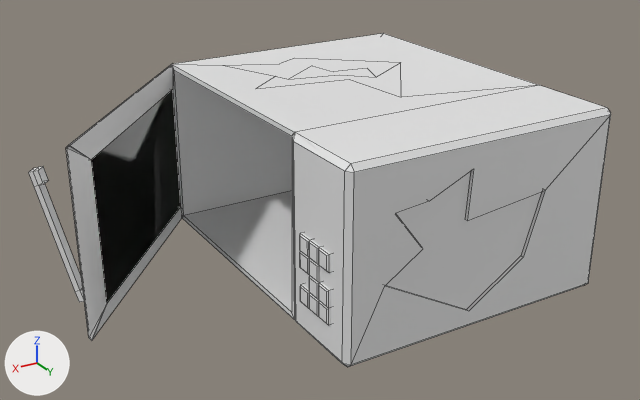
What one commit did to the FBX model Assets/Blender Exports/broken Objects/microwave_broken.fbx.
The view is the same before and after, from a 50 mm lens placed at (3.36, 4.92, 2.96), pointed at (0.49, 0.14, 0.57). The axes (+X, +Y, +Z) are drawn at lower left. The lights are the same throughout. Mesh edges are drawn as thin lines. Where no turn or scale is listed for an object, it has been applied to the vertices. Vertices at the same position are counted once.
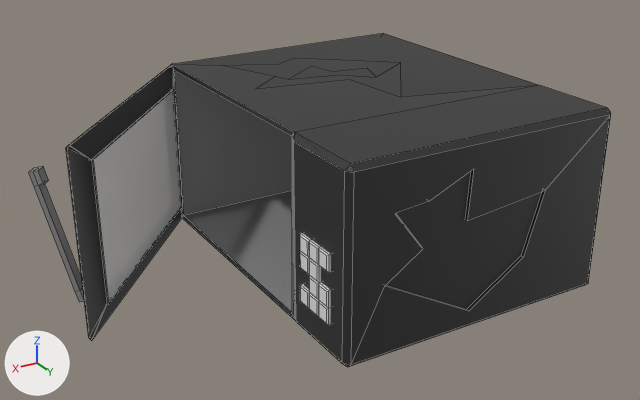
Pixel boxes [x1, y1, x2, y2] of what changed, in the pictures (640 x 400 px):
part 1 of me_cube_002, built on: after [91, 89, 182, 304]
part 2 of me_cube_002, recoloured (white to grey): [66, 33, 611, 367] in both
part 3 of me_cube_002, recoloured: [28, 71, 292, 312] in both

The edits, one by one:
Material 'Glass' (mat_glass) is new.
Its base color is (0.8, 0.8, 0.8) (white #e7e7e7).
Its alpha is 0.5.
Material 'Buttons' (mat_buttons) is new.
Its base color is (0.8, 0.8, 0.8) (white #e7e7e7).
Material 'OuterMicrowave' (mat_outermicrowave) is new.
Its base color is (0.0259, 0.0262, 0.0256) (black #2d2d2c).
Material 'Metal' (mat_metal) is new.
Its base color is (0.264, 0.264, 0.264) (grey #8c8c8c).
me_cube_002 is used by ob_cube_001; location (1.034, 0.317, 1.006).
Verts and faces of me_cube_002; kept vertices keep their numbers, new ones are numbered from 277.
Before the commit, vertices of me_cube_002: 12 (-0.02, -1.43, -0.84) at pixel (180, 206), 13 (-0.02, -1.43, 0.11) at pixel (172, 89), 14 (0.97, -0.25, 0.12) at pixel (91, 159), 15 (0.97, -0.25, -0.84) at pixel (106, 303).
me_cube_002 had 277 vertices, 204 faces and spanned x -2.03..1.31, y -1.6..0.96, z -1.0..0.28.
me_cube_002 now has 281 vertices, 209 faces and spans x -2.03..1.31, y -1.6..0.96, z -1.0..0.28.
Part 1, on me_cube_002:
Faces deleted: (12, 15, 14, 13).
New vertex 277 is at (-0.03, -1.42, -0.84), pixel (182, 206).
New vertex 278 is at (-0.03, -1.42, 0.11), pixel (174, 89).
New vertex 279 is at (0.96, -0.25, 0.12), pixel (93, 159).
New vertex 280 is at (0.96, -0.25, -0.84), pixel (108, 304).
New faces: (12, 15, 280, 277), (12, 277, 278, 13), (13, 278, 279, 14), (14, 279, 280, 15) (mat_outermicrowave (black #2d2d2c)).
New faces: (277, 280, 279, 278), (12, 13, 14, 15) (mat_glass (white #e7e7e7)).
me_cube_002 part 2: 76 faces spanning x -2.03..1.14, y -1.6..0.96, z -1.0..0.28 switch from no material to mat_outermicrowave (black #2d2d2c).
me_cube_002 part 3: 27 faces spanning x -1.84..1.31, y -1.52..0.28, z -0.96..0.24 switch from no material to mat_metal (grey #8d8d8d).
me_cube_002 now uses material mat_buttons (white #e7e7e7).
me_cube_002 now uses material mat_glass (white #e7e7e7).
